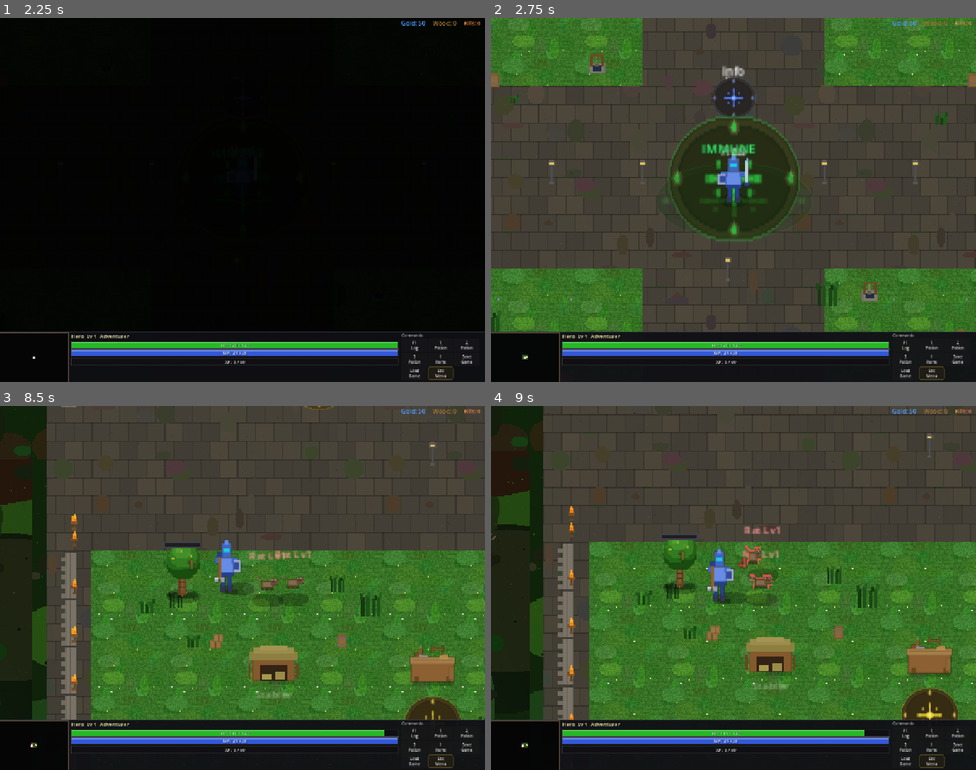
Above: before the commit, frames 1-4 (two rows, left to right).
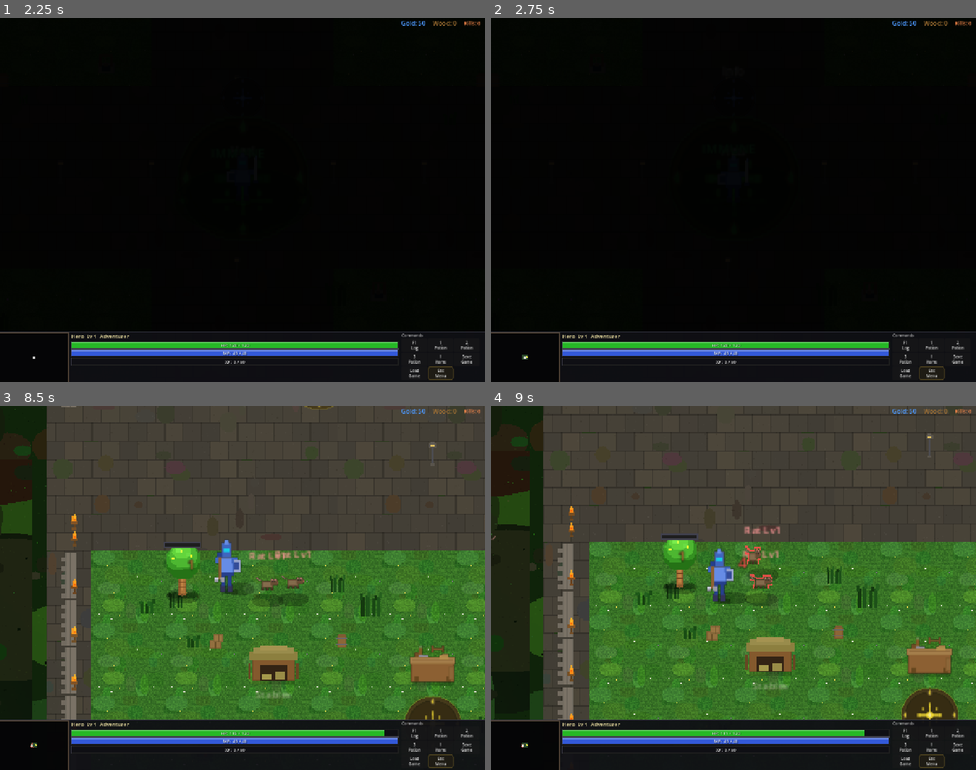
Above: after the commit, the same moments.

Repository: slxny/legends-open-rpg
Game: Godot game, scene res://scenes/main.tscn
The game is run twice, just before and just after one commit, with the same random seed, the same clock (stepped at 60 frames per second) and the same inputs.
Inputs (mouse positions are in pixels of both pictures, inside the frame that each line leads up to):
- Up to frame 1 (2.25 s): tap Enter at 0.5 s; move the mouse to (349, 181) at 0.52 s; hold D (move_right) 0.53-1.25 s; hold Space (attack) 0.53-1.25 s; click (349, 181) at 0.67 s; drag from (145, 218) to (218, 272) at 1.27 s; click "SELECT" at 2 s
- Up to frame 2 (2.75 s): no input
- Up to frame 3 (8.5 s): move the mouse to (33, 744) at 2.77 s; hold D (move_right) 2.78-3.5 s; tap 1 at 2.85 s; click (33, 744) at 2.92 s; drag from (218, 660) to (451, 482) at 3.52 s; move the mouse to (388, 642) at 4.27 s; hold A (move_left) 4.28-5 s; tap 3 at 4.35 s; drag from (97, 533) to (431, 748) at 5.02 s; move the mouse to (266, 588) at 5.77 s; hold S (move_down) 5.78-6.5 s; tap F (interact) at 5.85 s; click (266, 588) at 5.92 s; drag from (4, 642) to (242, 609) at 6.52 s; drag from (43, 566) to (291, 507) at 7.27 s; drag from (140, 759) to (368, 726) at 8.02 s
- Up to frame 4 (9 s): move the mouse to (772, 588) at 8.77 s; hold S (move_down) from 8.78 s (still down); hold Space (attack) from 8.78 s (still down); click (772, 588) at 8.92 s

Frame 1 is identical in both runs. In frame 2, 86% of the frame differs, in the area x 0-100%, y 0-87%; in frame 3, 0.6%; in frame 4, 0.5%.
Error in both runs: Invalid assignment of property or key '_mobile_potion_btns' with value of type 'Array' on a base object of type 'CharacterBody2D (player.gd)'. (res://scenes/ui…

Commit message:
Performance optimizations for low-GPU environments (v0.68.6)
Outline shaders applied on-demand (hover only) instead of running on all
enemies/trees every frame. Fog overlay throttled to 0.3s. Minimap refresh
halved. Ambient particles reduced.

Co-Authored-By: Claude Opus 4.6 <noreply@anthropic.com>

Diff:
--- a/scenes/enemies/enemy.gd
+++ b/scenes/enemies/enemy.gd
@@ -167,12 +167,7 @@
 		_info_label_settings.font_color = Color(1.0, 0.6, 0.6)
 		_info_label_settings.outline_size = 4 if is_mobile else 2
 		_info_label_settings.outline_color = Color.BLACK
-	# Apply outline material to sprite
-	var outline_mat = ShaderMaterial.new()
-	outline_mat.shader = _outline_shader
-	outline_mat.set_shader_parameter("enabled", false)
-	outline_mat.set_shader_parameter("line_color", Color(1.0, 0.3, 0.3, 0.85))
-	sprite.material = outline_mat
+	# Outline shader is applied on-demand (hover only) to avoid per-frame shader cost
 	# Connect mouse hover signals for outline
 	mouse_entered.connect(_on_mouse_entered)
 	mouse_exited.connect(_on_mouse_exited)
@@ -263,12 +258,17 @@
 		name_label.visible = false
 
 func _on_mouse_entered() -> void:
-	if not _is_dead and sprite and sprite.material:
+	if not _is_dead and sprite and _outline_shader:
+		if not sprite.material:
+			var mat = ShaderMaterial.new()
+			mat.shader = _outline_shader
+			mat.set_shader_parameter("line_color", Color(1.0, 0.3, 0.3, 0.85))
+			sprite.material = mat
 		sprite.material.set_shader_parameter("enabled", true)
 
 func _on_mouse_exited() -> void:
-	if sprite and sprite.material:
-		sprite.material.set_shader_parameter("enabled", false)
+	if sprite:
+		sprite.material = null
 
 func show_info() -> void:
 	if _is_dead:
@@ -668,8 +668,8 @@
 	collision_layer = 0
 	collision_mask = 0
 	input_pickable = false
-	if sprite and sprite.material:
-		sprite.material.set_shader_parameter("enabled", false)
+	if sprite:
+		sprite.material = null
 	var death_sfx = "death_" + sprite_type
 	if AudioManager.get_sfx(death_sfx):
 		AudioManager.play_sfx(death_sfx, -3.0)
--- a/scenes/ui/changelog_dialog.gd
+++ b/scenes/ui/changelog_dialog.gd
@@ -9,9 +9,20 @@
 var _is_visible: bool = false
 var _is_mobile: bool = false
 
-const GAME_VERSION := "v0.68.5"
+const GAME_VERSION := "v0.68.6"
 
 const CHANGELOG: Array[Dictionary] = [
+	{
+		"version": "v0.68.6",
+		"title": "Performance optimizations",
+		"date": "2026-02-25",
+		"entries": [
+			"Outline shaders now applied on-demand (hover only) instead of always running on every enemy and tree",
+			"Fog of war overlay redraws throttled to max 3x/sec instead of every movement tick",
+			"Minimap refresh rate reduced from 4x/sec to 2x/sec",
+			"Ambient particle count reduced from 15 to 6",
+		]
+	},
 	{
 		"version": "v0.68.5",
 		"title": "All panels fully opaque and dark",
--- a/scenes/ui/minimap.gd
+++ b/scenes/ui/minimap.gd
@@ -37,7 +37,7 @@
 	set(v):
 		click_to_move_enabled = v
 		mouse_filter = Control.MOUSE_FILTER_STOP if v else Control.MOUSE_FILTER_PASS
-const REDRAW_INTERVAL: float = 0.25  # Redraw 4 times per second, not 60
+const REDRAW_INTERVAL: float = 0.5  # Redraw 2 times per second for performance
 var _cached_enemies: Array = []  # Cached enemy positions for minimap dots
 var _cached_bosses: Array = []  # Cached miniboss positions for pulsing diamond indicators
 var _cached_explored_rects: Array = []  # Pre-built fog overlay rects
--- a/scenes/world/fog_overlay.gd
+++ b/scenes/world/fog_overlay.gd
@@ -7,11 +7,21 @@
 var _camera: Camera2D = null
 const _FOG_DIM := Color(0.0, 0.0, 0.0, 0.5)
 const _FOG_BLACK := Color(0.0, 0.0, 0.0, 0.95)
+var _fog_redraw_pending: bool = false
+var _fog_redraw_timer: float = 0.0
+const FOG_REDRAW_INTERVAL: float = 0.3
 
 func _ready() -> void:
 	z_index = 100  # Render on top of everything
 	FogOfWarManager.fog_updated.connect(_on_fog_updated)
 	call_deferred("_cache_camera")
+
+func _process(delta: float) -> void:
+	if _fog_redraw_pending:
+		_fog_redraw_timer -= delta
+		if _fog_redraw_timer <= 0.0:
+			_fog_redraw_pending = false
+			queue_redraw()
 
 func _cache_camera() -> void:
 	var players = get_tree().get_nodes_in_group("player")
@@ -19,7 +29,9 @@
 		_camera = players[0].get_node_or_null("Camera2D")
 
 func _on_fog_updated() -> void:
-	queue_redraw()
+	if not _fog_redraw_pending:
+		_fog_redraw_pending = true
+		_fog_redraw_timer = FOG_REDRAW_INTERVAL
 
 func _draw() -> void:
 	if not _camera or not is_instance_valid(_camera):
--- a/scenes/world/harvestable_tree.gd
+++ b/scenes/world/harvestable_tree.gd
@@ -117,12 +117,7 @@
 	var v = randf_range(-0.04, 0.04)
 	_sprite.modulate = Color(1.0 + v, 1.0 + v * 0.5, 1.0 + v)
 
-	# Outline shader material
-	var mat = ShaderMaterial.new()
-	mat.shader = _outline_shader
-	mat.set_shader_parameter("enabled", false)
-	mat.set_shader_parameter("line_color", Color(0.3, 1.0, 0.4, 0.85))
-	_sprite.material = mat
+	# Outline shader applied on-demand (hover only) for performance
 
 	add_child(_sprite)
 
@@ -157,12 +152,17 @@
 	mouse_exited.connect(_on_mouse_exited)
 
 func _on_mouse_entered() -> void:
-	if not _is_chopped and _sprite and _sprite.material:
+	if not _is_chopped and _sprite and _outline_shader:
+		if not _sprite.material:
+			var mat = ShaderMaterial.new()
+			mat.shader = _outline_shader
+			mat.set_shader_parameter("line_color", Color(0.3, 1.0, 0.4, 0.85))
+			_sprite.material = mat
 		_sprite.material.set_shader_parameter("enabled", true)
 
 func _on_mouse_exited() -> void:
-	if _sprite and _sprite.material:
-		_sprite.material.set_shader_parameter("enabled", false)
+	if _sprite:
+		_sprite.material = null
 
 func _get_zoom_compensation() -> float:
 	var cam = get_viewport().get_camera_2d()
@@ -227,9 +227,9 @@
 	collision_layer = 0
 	input_pickable = false
 	_hp_bar.visible = false
-	# Disable outline
-	if _sprite and _sprite.material:
-		_sprite.material.set_shader_parameter("enabled", false)
+	# Remove outline material
+	if _sprite:
+		_sprite.material = null
 	chopped_down.emit(self)
 
 	# Spawn wood drops
--- a/scenes/world/regions/havens_rest.gd
+++ b/scenes/world/regions/havens_rest.gd
@@ -1213,8 +1213,8 @@
 	# Floating dust/pollen particles
 	var particles = CPUParticles2D.new()
 	particles.z_index = 5
-	particles.amount = 15
-	particles.lifetime = 8.0
+	particles.amount = 6
+	particles.lifetime = 10.0
 	particles.emitting = true
 	particles.emission_shape = CPUParticles2D.EMISSION_SHAPE_RECTANGLE
 	particles.emission_rect_extents = Vector2(800, 600)
